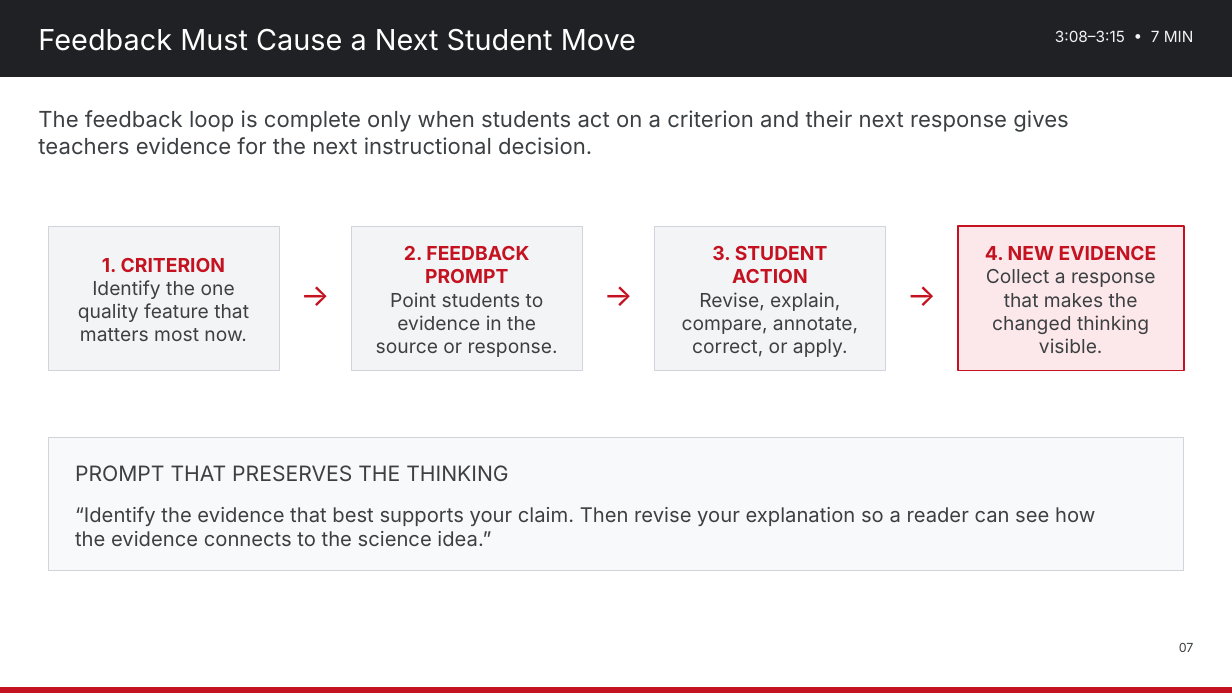
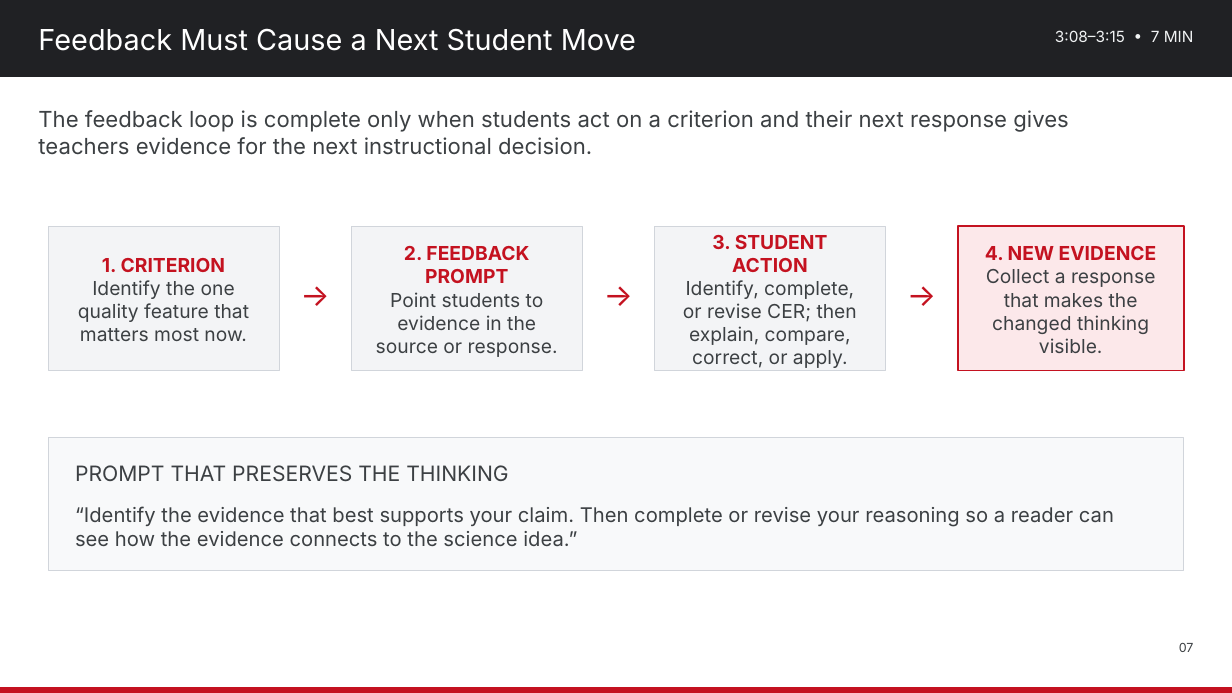
Before and after one commit to nbhs-science/nbhs-science, a slide deck: slide 7 of assets/plc/2026-10-28_Science_Department_PD_Strengthening_Science_Literacy.pptx. Drawn at 1232x693 pixels with LibreOffice and Linux fonts; fonts in the diff are those of the drawing. Boxes give left, top, right and bottom in pixels: in the first picture for what was removed or moved away, otherwise in the second. Text is boxed around its words. In the diff, an @@ line names an element or a change of style, - is before the commit and + after.

Commit message:
Publish final October science-literacy materials
Replaces the October 26, 27, 28, and 30 editable decks and one-page agendas with the finalized CUBS source annotation, CER mastery, feedback/revision, calibration, and Friday student-work analysis cycle.

```diff
--- a/assets/plc/2026-10-28_Science_Department_PD_Strengthening_Science_Literacy.pptx
+++ b/assets/plc/2026-10-28_Science_Department_PD_Strengthening_Science_Literacy.pptx
@@ text at bbox=[683, 280, 857, 368]: text changed @@
-Revise, explain, compare, annotate, correct, or apply.
+Identify, complete, or revise CER; then explain, compare, correct, or apply.
@@ text at bbox=[75, 506, 1114, 546]: text changed @@
-“Identify the evidence that best supports your claim. Then revise your explanation so a reader can see how the evidence connects to the science idea.”
+“Identify the evidence that best supports your claim. Then complete or revise your reasoning so a reader can see how the evidence connects to the science idea.”
```
Also in this commit, not shown: 7 other files.
